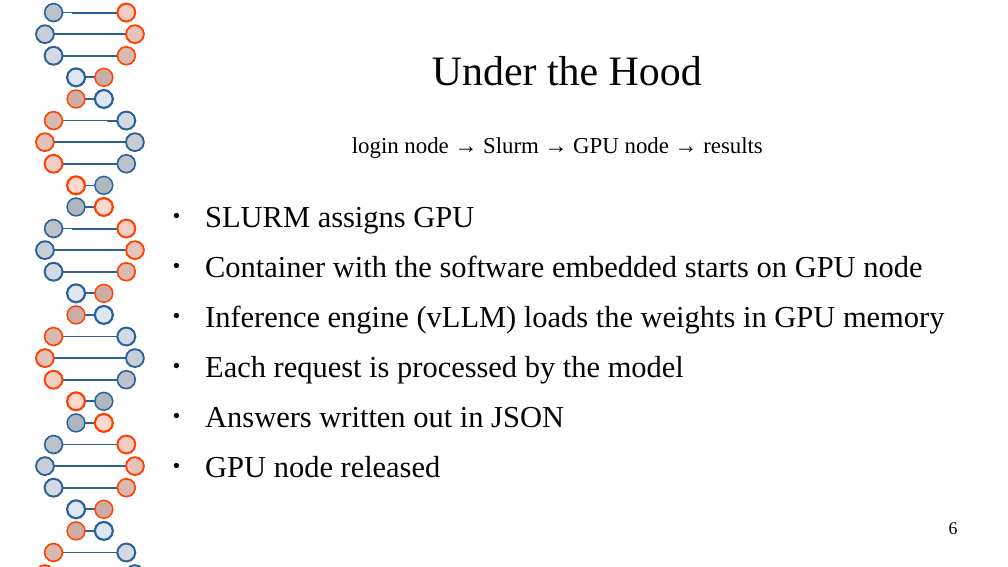
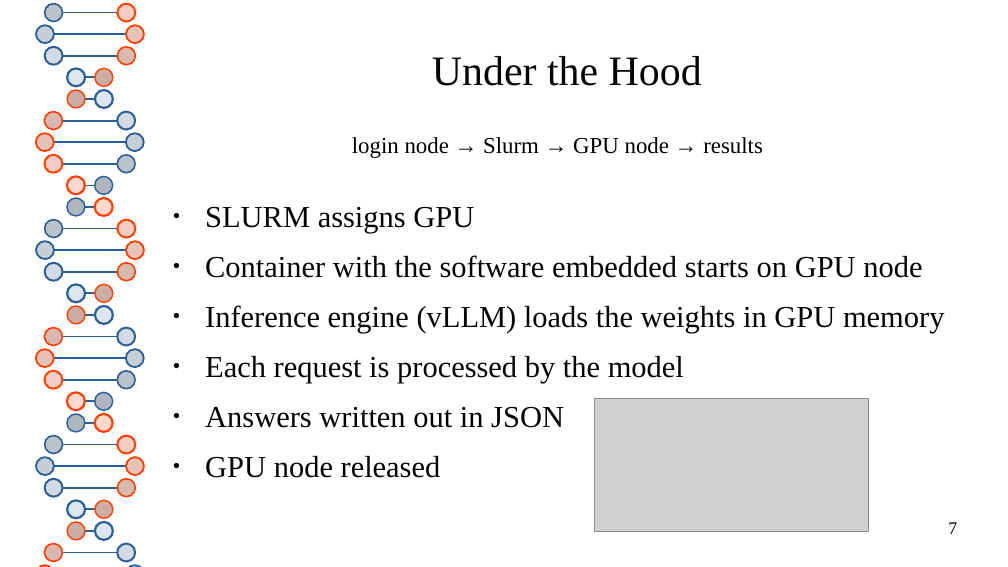
Before and after one commit to ncsa/llmflux-workshop, a slide deck: slide 7 of presenter/slides.pptx (slide 6 before the commit). Drawn at 1008x567 pixels with LibreOffice and Linux fonts; fonts in the diff are those of the drawing; grey boxes stand for pictures. Boxes give left, top, right and bottom in pixels: in the first picture for what was removed or moved away, otherwise in the second. Text is boxed around its words. In the diff, an @@ line names an element or a change of style, - is before the commit and + after.

```diff
--- a/presenter/slides.pptx
+++ b/presenter/slides.pptx
@@ picture added at (x1=595, y1=399, x2=869, y2=531) @@
@@ page number at (x1=948, y1=522, x2=957, y2=534): text changed @@
-6
+7
```
Also in this commit, not shown: 10 other slides changed, 1 slide added, 1 other file.
